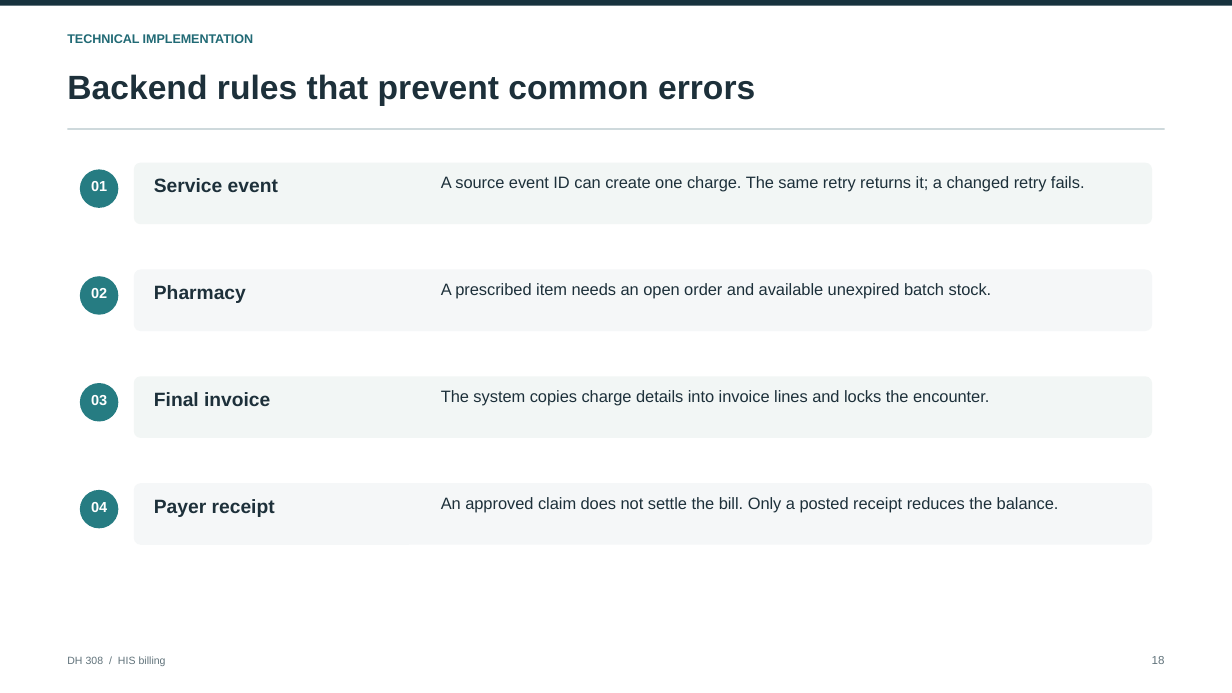
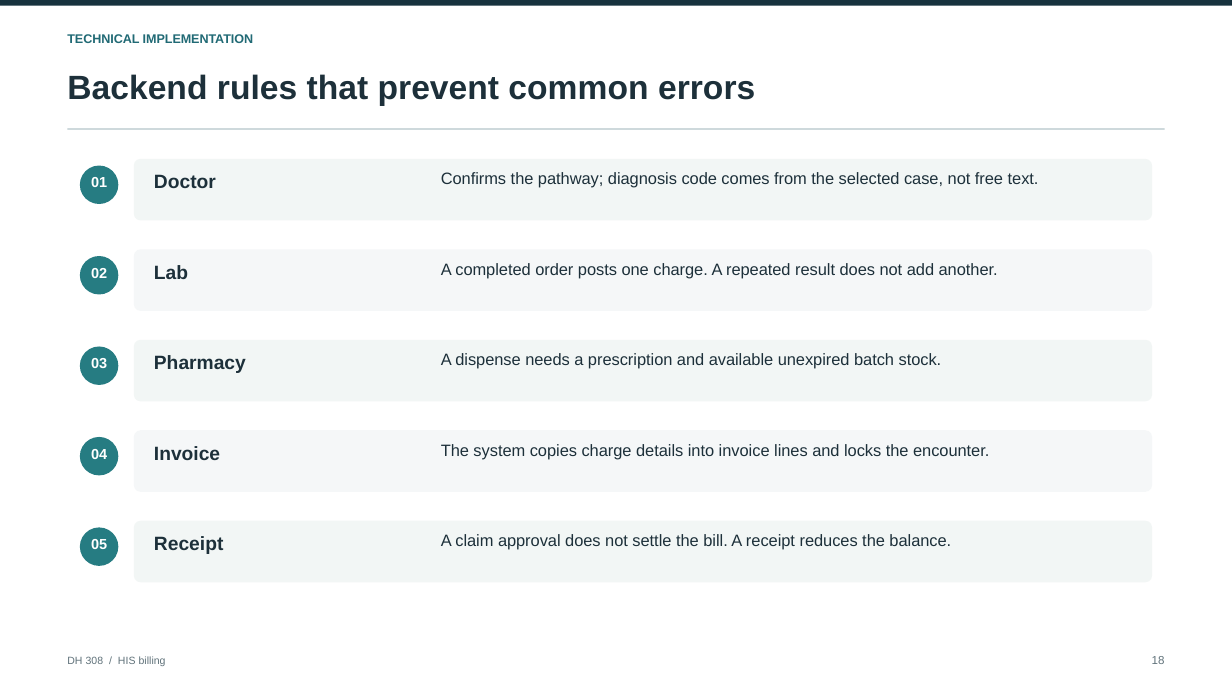
Before and after one commit to Osama-Bin-Lagging/tiveri-billing, a slide deck: slide 18 of presentation/DH308_HIS_Billing_Final.pptx. Drawn at 1232x693 pixels with LibreOffice and Linux fonts; fonts in the diff are those of the drawing. Boxes give left, top, right and bottom in pixels: in the first picture for what was removed or moved away, otherwise in the second. Text is boxed around its words. In the diff, an @@ line names an element or a change of style, - is before the commit and + after.

Commit message:
Add doctor lab pharmacy billing demo handoff

```diff
--- a/presentation/DH308_HIS_Billing_Final.pptx
+++ b/presentation/DH308_HIS_Billing_Final.pptx
@@ 1 text, 1 ellipse, 1 rounded rectangle: place and size @@
-1 text, 1 ellipse, 1 rounded rectangle at [79,163,1153,225]
+1 text, 1 ellipse, 1 rounded rectangle at [79,159,1153,221]
@@ text at [154,174,216,188]: text changed @@
-Service event
+Doctor
@@ text at [441,172,1039,188]: text changed @@
-A source event ID can create one charge. The same retry returns it; a changed retry fails.
+Confirms the pathway; diagnosis code comes from the selected case, not free text.
@@ 1 text, 1 rounded rectangle, 1 ellipse: place and size @@
-1 text, 1 rounded rectangle, 1 ellipse at [79,270,1153,332]
+1 text, 1 rounded rectangle, 1 ellipse at [79,250,1153,311]
@@ text added at [154,265,188,279], 15 pt, text #1D303A, bold @@
+Lab
@@ text at [441,263,998,278]: text changed @@
-A prescribed item needs an open order and available unexpired batch stock.
+A completed order posts one charge. A repeated result does not add another.
@@ 1 text, 1 rounded rectangle, 1 ellipse: place and size @@
-1 text, 1 rounded rectangle, 1 ellipse at [79,376,1153,438]
+1 text, 1 rounded rectangle, 1 ellipse at [79,340,1153,402]
@@ text "Pharmacy": place and size @@
-text "Pharmacy" at [154,285,246,303]
+text "Pharmacy" at [154,355,246,373]
@@ text added at [441,353,942,369], 12.8 pt, text #1D303A @@
+A dispense needs a prescription and available unexpired batch stock.
@@ text "04": place and size @@
-text "04" at [91,502,107,512]
+text "04" at [91,449,107,459]
@@ ellipse: place and size @@
-ellipse at [79,490,118,529]
+ellipse at [79,437,118,476]
@@ rounded rectangle: place and size @@
-rounded rectangle at [134,483,1153,545]
+rounded rectangle at [134,431,1153,493]
@@ text at [154,446,220,460]: text changed @@
-Final invoice
+Invoice
@@ text "The system copies charge details ...": place and size @@
-text "The system copies charge details ..." at [441,390,989,405]
+text "The system copies charge details ..." at [441,444,989,459]
@@ ellipse added at [79,528,118,567], fill #267C82 @@
@@ text added at [91,539,107,549], 11.2 pt, text #FFFFFF, bold @@
+05
@@ rounded rectangle added at [134,521,1153,583], fill #F2F6F5 @@
@@ text at [154,536,223,554]: text changed @@
-Payer receipt
+Receipt
@@ text at [441,534,951,550]: text changed @@
-An approved claim does not settle the bill. Only a posted receipt reduces the balance.
+A claim approval does not settle the bill. A receipt reduces the balance.
```
Also in this commit, not shown: 10 other slides changed, 9 other files.
